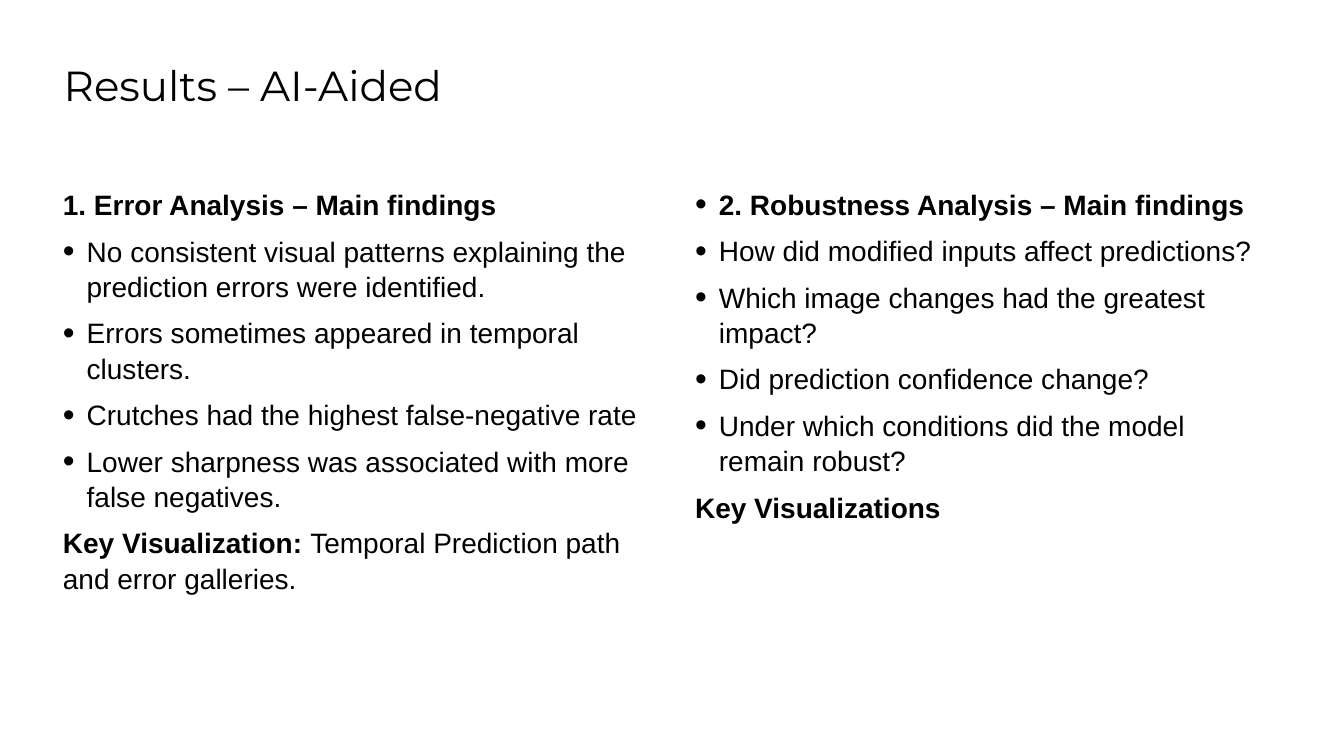
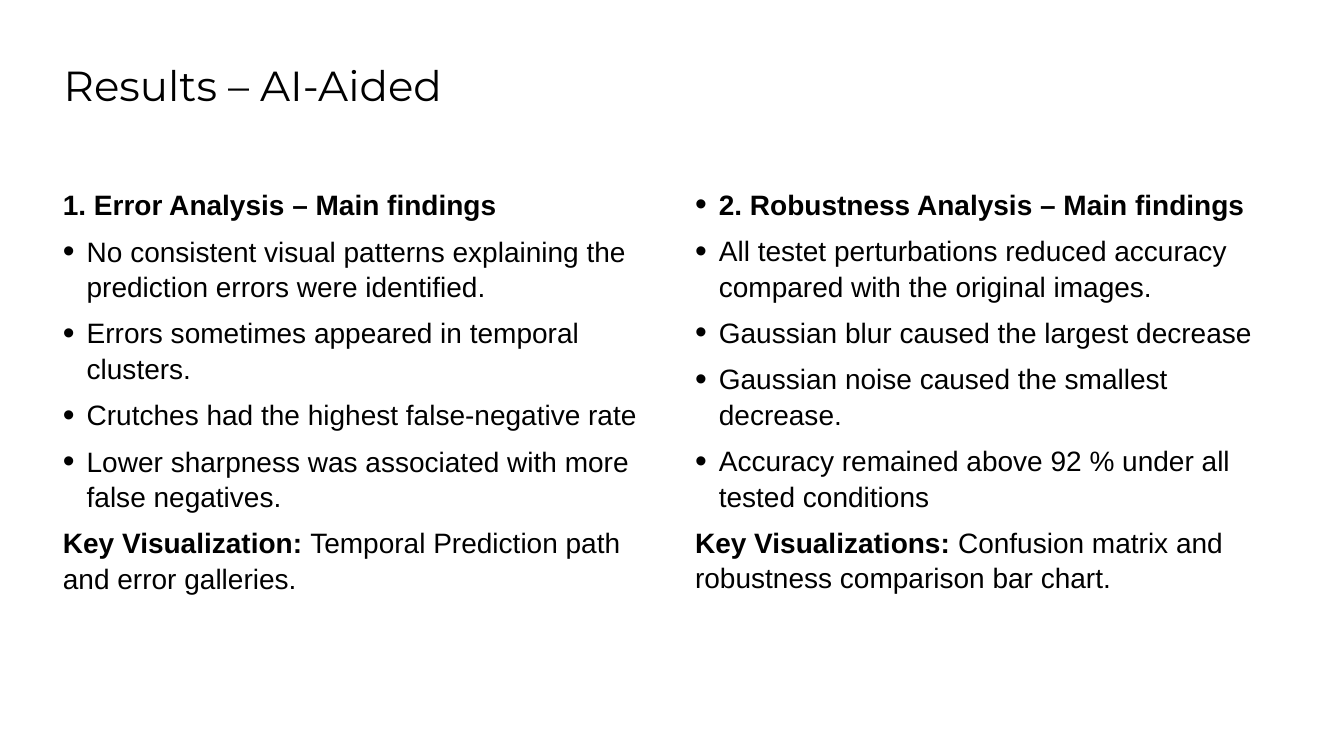
Before and after one commit to Prajothis/mobility-aids-resnet50, a slide deck: slide 5 of Phase1_midterm.pptx. Drawn at 1344x756 pixels with LibreOffice and Linux fonts; fonts in the diff are those of the drawing; background and template pictures are left out. Boxes give left, top, right and bottom in pixels: in the first picture for what was removed or moved away, otherwise in the second. Text is boxed around its words. In the diff, an @@ line names an element or a change of style, - is before the commit and + after.

```diff
--- a/Phase1_midterm.pptx
+++ b/Phase1_midterm.pptx
@@ text at (695, 240, 1251, 593): text changed @@
-• How did modified inputs affect predictions?
-• Which image changes had the greatest impact?
-• Did prediction confidence change?
-• Under which conditions did the model remain robust?
-Key Visualizations
+• All testet perturbations reduced accuracy compared with the original images.
+• Gaussian blur caused the largest decrease
+• Gaussian noise caused the smallest decrease.
+• Accuracy remained above 92 % under all tested conditions
+Key Visualizations: Confusion matrix and robustness comparison bar chart.
```
Also in this commit, not shown: 1 other slide changed.
